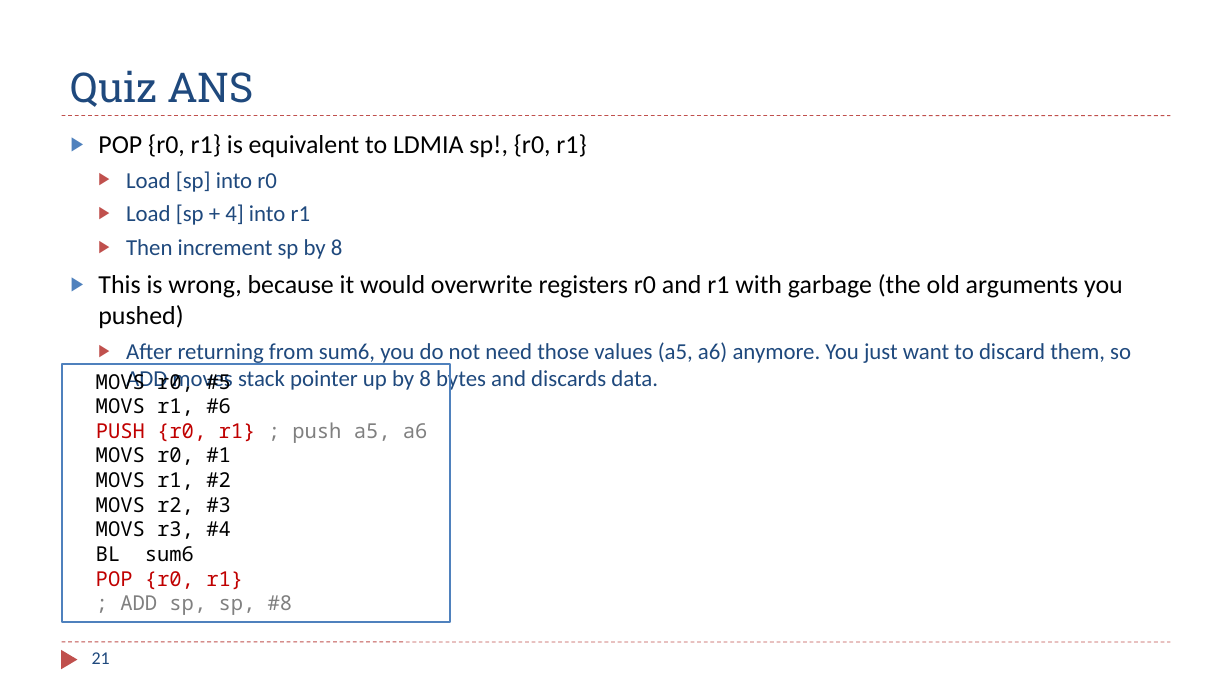
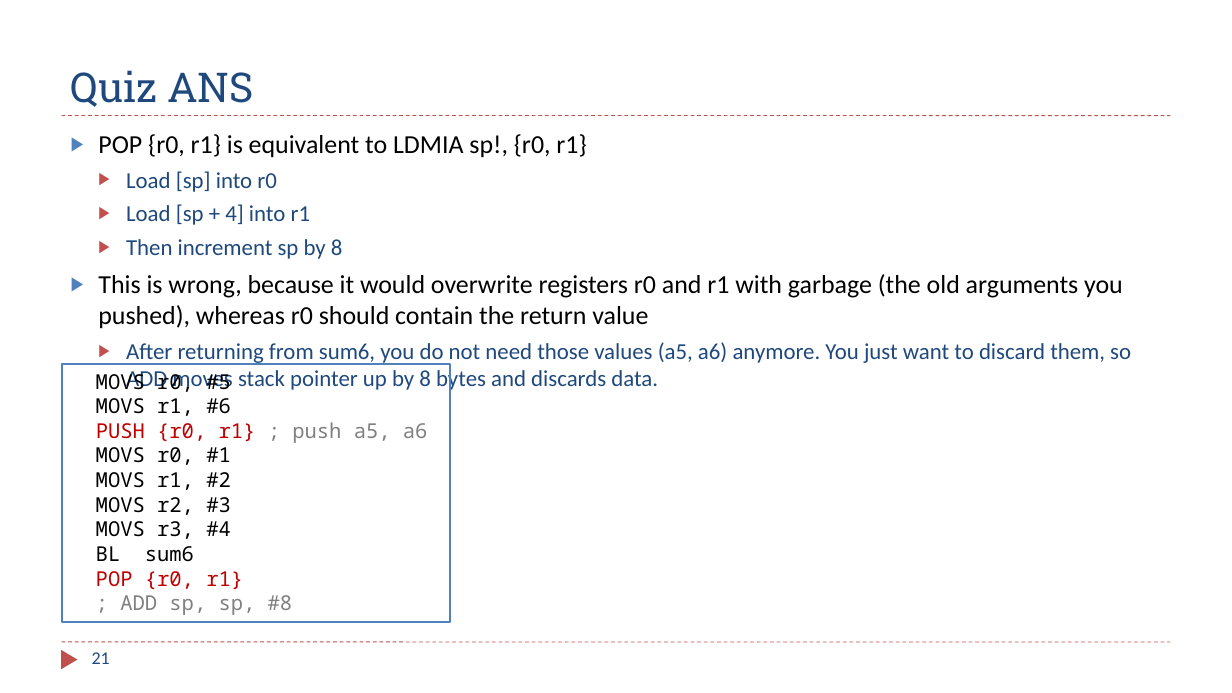
Before and after one commit to guhofstra/CSC111Fa25, a slide deck: slide 21 of PPTs/Ch8_ARM_Subroutines_1_Parameters_Registers.pptx. Drawn at 1232x693 pixels with LibreOffice and Linux fonts; fonts in the diff are those of the drawing. Boxes give left, top, right and bottom in pixels: in the first picture for what was removed or moved away, otherwise in the second. Text is boxed around its words. In the diff, an @@ line names an element or a change of style, - is before the commit and + after.

```diff
--- a/PPTs/Ch8_ARM_Subroutines_1_Parameters_Registers.pptx
+++ b/PPTs/Ch8_ARM_Subroutines_1_Parameters_Registers.pptx
@@ text at bbox=[98, 274, 1123, 329]: text changed @@
-▶ This is wrong, because it would overwrite registers r0 and r1 with garbage (the old arguments you pushed)
+▶ This is wrong, because it would overwrite registers r0 and r1 with garbage (the old arguments you pushed), whereas r0 should contain the return value
```
Also in this commit, not shown: 3 other slides changed, 3 other files.
